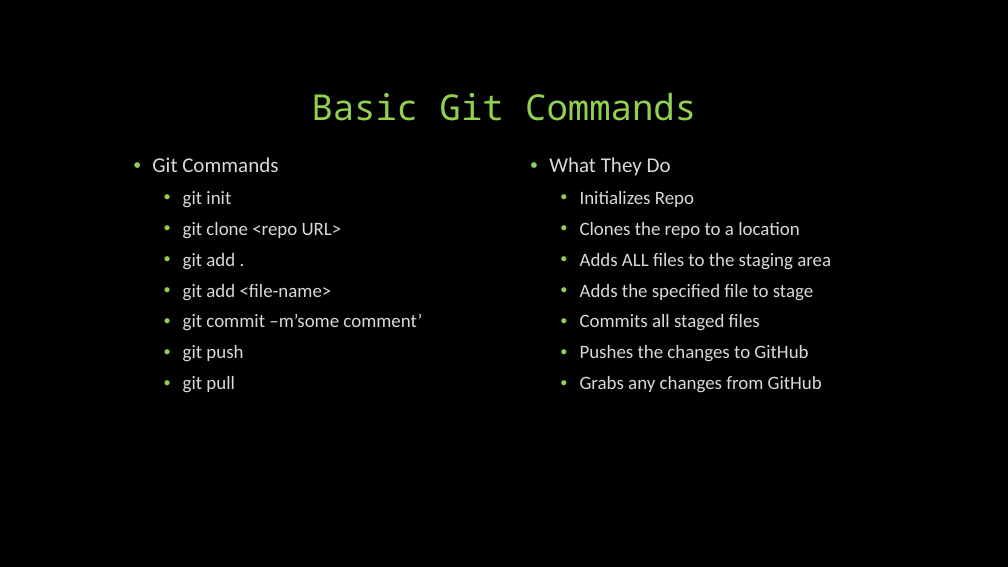
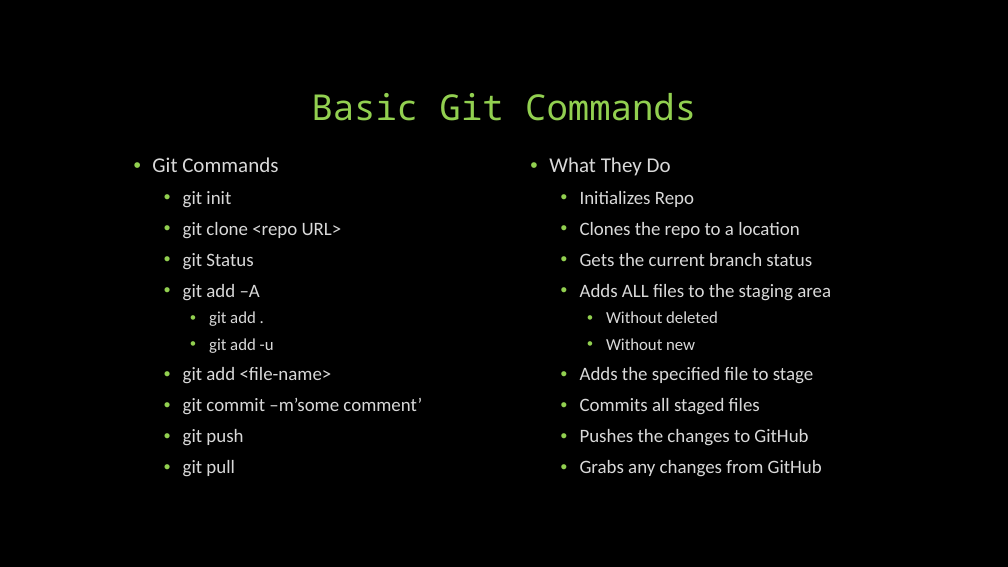
Before and after one commit to KalinBowden/BeDapperDesigns, a slide deck: slide 2 of GIT HUB Branching & Merging.pptx. Drawn at 1008x567 pixels with LibreOffice and Linux fonts; fonts in the diff are those of the drawing. Boxes give left, top, right and bottom in pixels: in the first picture for what was removed or moved away, otherwise in the second. Text is boxed around its words. In the diff, an @@ line names an element or a change of style, - is before the commit and + after.

```diff
--- a/GIT HUB Branching & Merging.pptx
+++ b/GIT HUB Branching & Merging.pptx
@@ text at [183,253,260,301]: paragraphs added @@
+  • git Status
+  • git add –A
@@ text at [580,253,812,266]: paragraph added @@
+  • Gets the current branch status
@@ text at [209,311,256,326]: size 18 to 16 pt in "git add ."; list level 2 to 3 in "git add ." @@
@@ text at [606,311,718,350]: paragraphs added @@
+    • Without deleted
+    • Without new
@@ text at [209,338,274,353]: paragraph added @@
+    • git add -u
```
Also in this commit, not shown: 1 other slide changed, 1 slide added.
